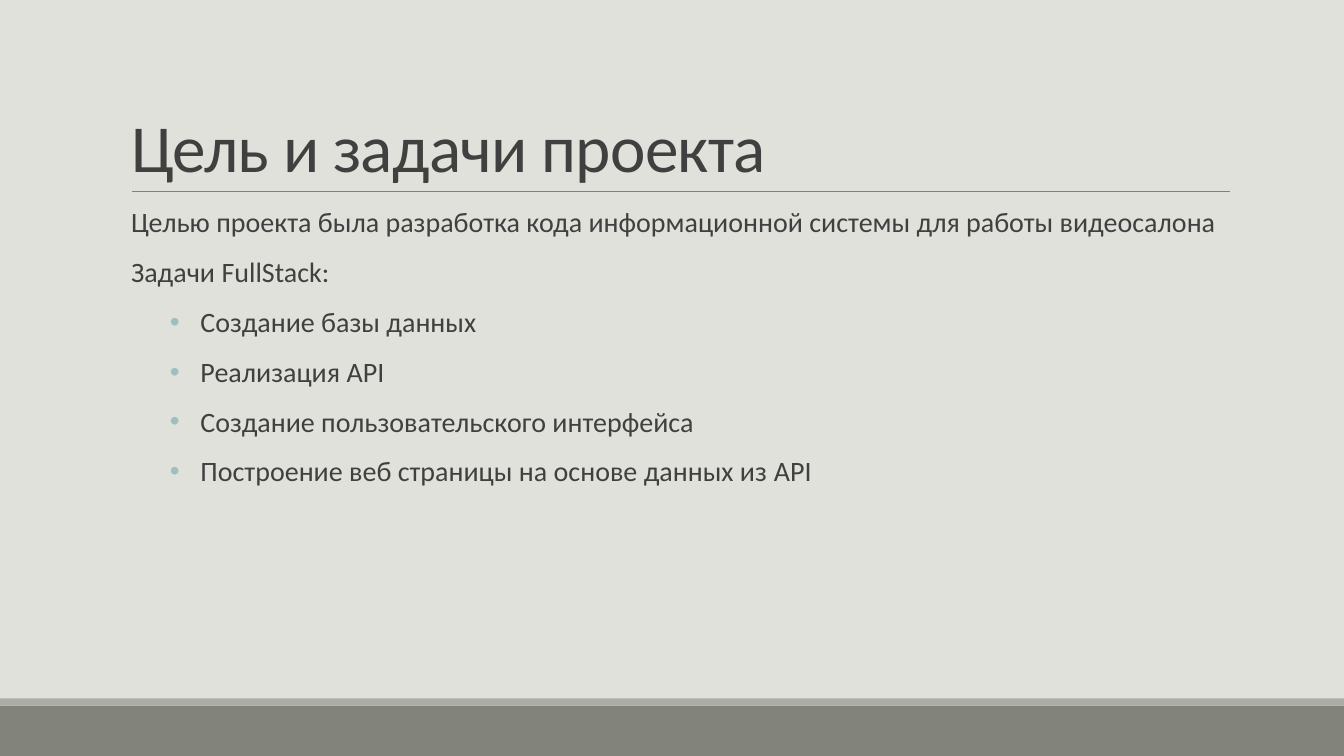
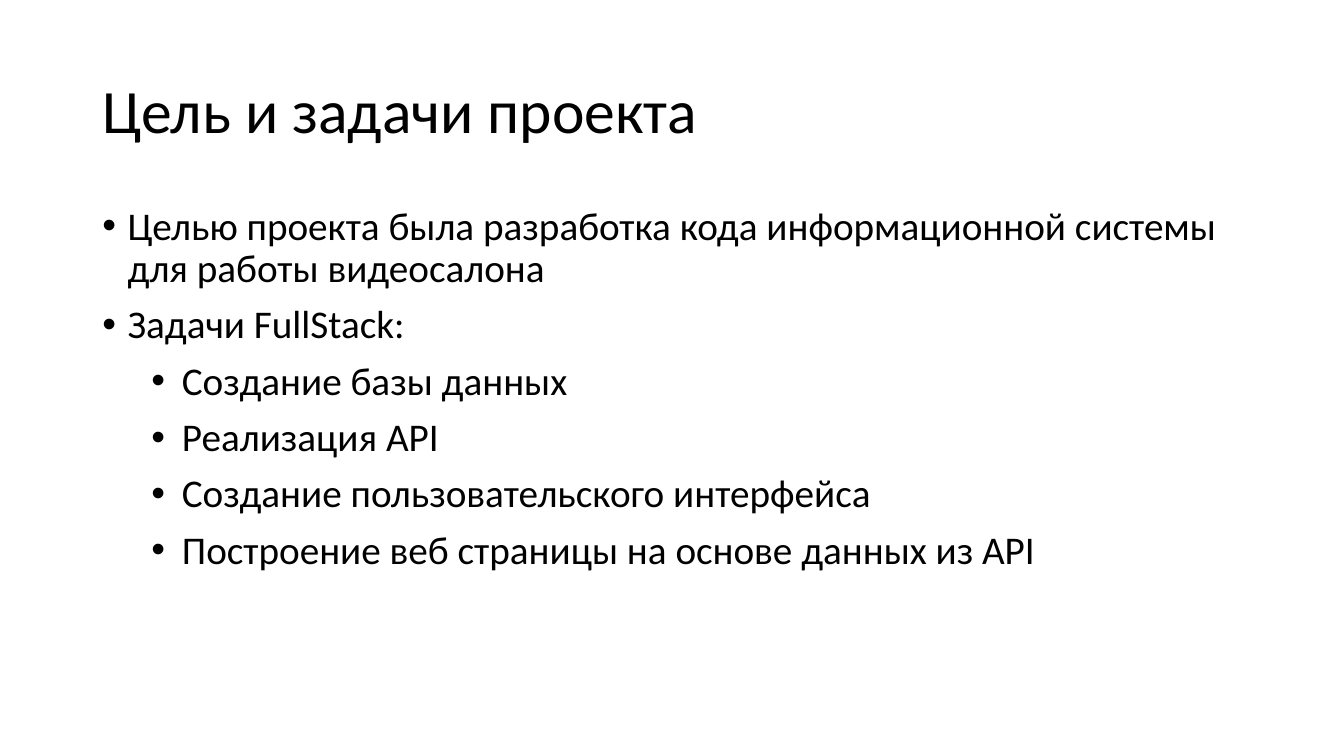
Before and after one commit to H3LLG0/Cursovoi, a slide deck: slide 3 of DOCS/презентация к карсовому проекту.pptx. Drawn at 1344x756 pixels with LibreOffice and Linux fonts; fonts in the diff are those of the drawing. Boxes give left, top, right and bottom in pixels: in the first picture for what was removed or moved away, otherwise in the second. Text is boxed around its words. In the diff, an @@ line names an element or a change of style, - is before the commit and + after.

```diff
--- a/DOCS/презентация к карсовому проекту.pptx
+++ b/DOCS/презентация к карсовому проекту.pptx
@@ background #E1E1DB to #FFFFFF @@
@@ title "Цель и задачи проекта": place and size @@
-title "Цель и задачи проекта" at (131, 129, 765, 183)
+title "Цель и задачи проекта" at (102, 93, 697, 143)
@@ title "Цель и задачи проекта" at (102, 93, 697, 143): size 48 to 44 pt, text colour #404040 to #000000, letter spacing -0.5 to 0 pt; line spacing 0.85 to 0.9; vertical alignment bottom to middle @@
@@ text "Целью проекта была разработка кода ..." at (128, 213, 1216, 571): size 20 to 28 pt, text colour #404040 to #000000; bullet   to •; less space between paragraphs @@
@@ line removed from (132, 192) to (1231, 192) @@
@@ rectangle removed at (0, 706, 1344, 756) @@
@@ rectangle removed at (0, 699, 1344, 706) @@
```
Also in this commit, not shown: 12 other slides changed, 1 slide added, 1 slide removed, 16 other files.
